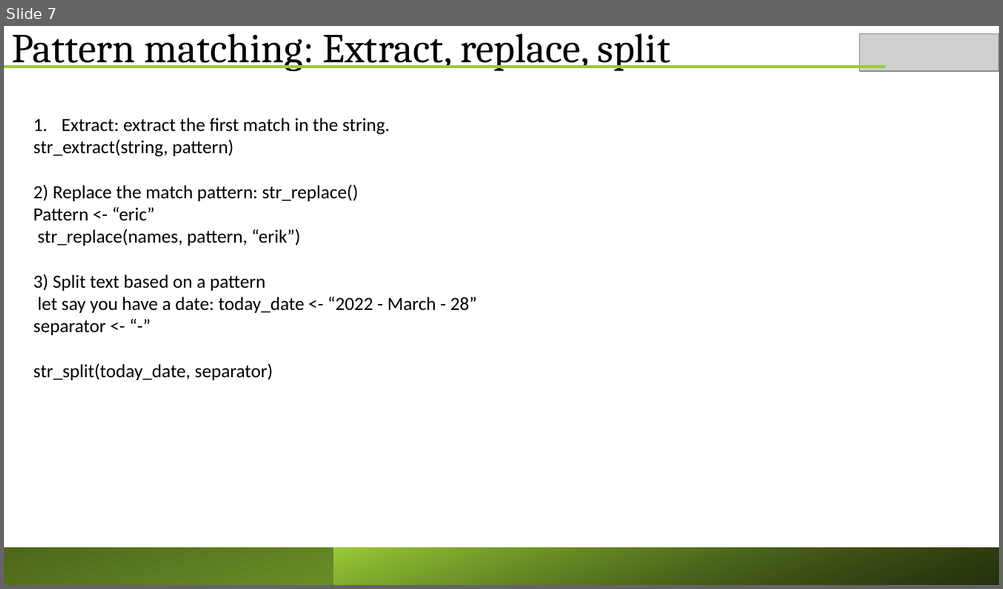
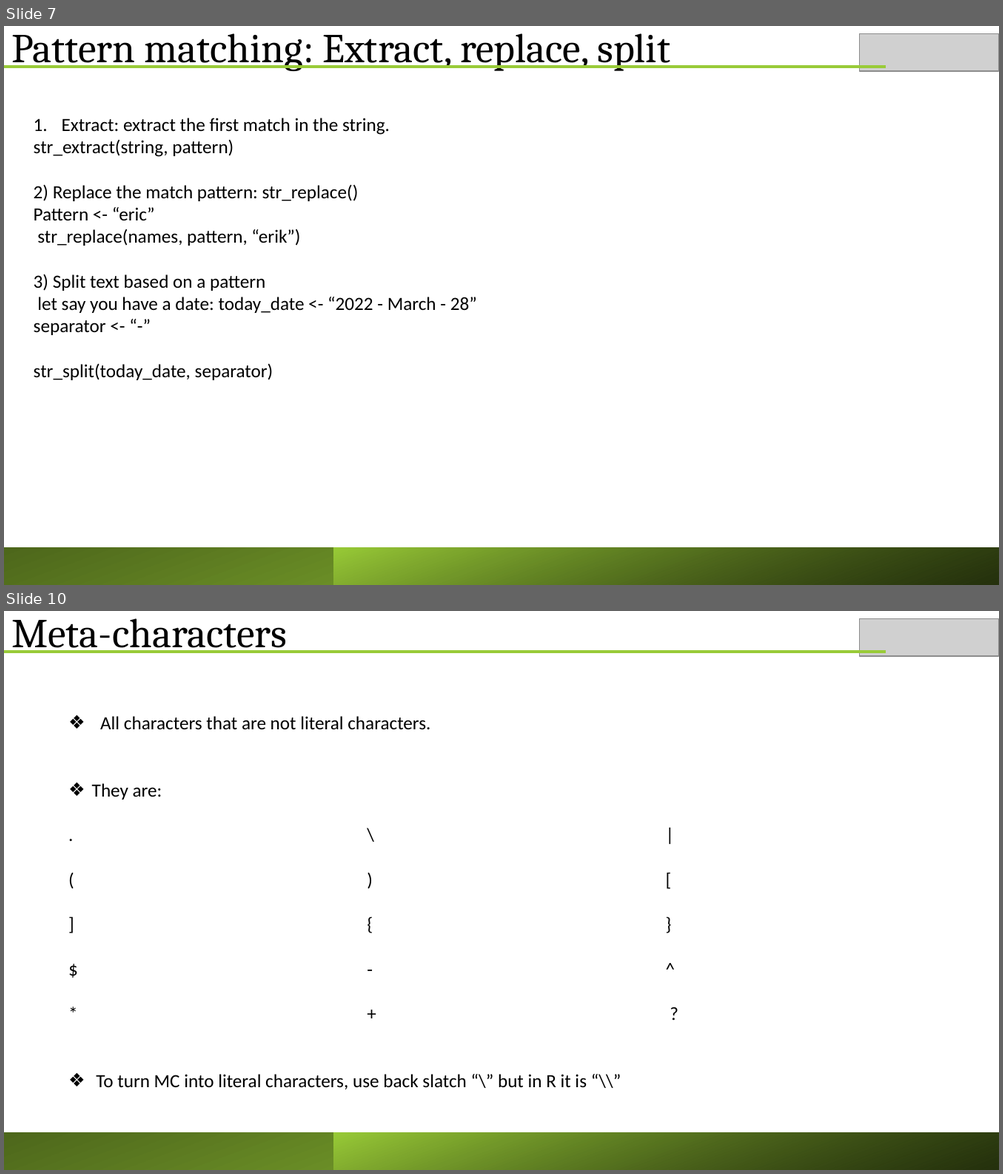
Before and after one commit to ericasare1/Data_Smart_Science, a slide deck: R/AdvancedR/wk6/Working_with_texts.pptx. Shown one above the other, each under a label of ours: slide 7 before the commit, slides 7 and 10 after it; the slides between them are not shown. The pictures are 1003x589 and 1003x1174 pixels, drawn with LibreOffice and Linux fonts; fonts in the diff are those of the drawing; grey boxes stand for pictures. Boxes give left, top, right and bottom in pixels: in the first picture for what was removed or moved away, otherwise in the second. Text is boxed around its words. In the diff, an @@ line names an element or a change of style, - is before the commit and + after.

```diff
--- a/R/AdvancedR/wk6/Working_with_texts.pptx
+++ b/R/AdvancedR/wk6/Working_with_texts.pptx
@@ slide 10 added at <box>4,611,999,1170</box>, background #FFFFFF @@
@@ text added at <box>11,618,287,653</box>, 39.6 pt, text #000000 @@
+Meta-characters
@@ picture added at <box>859,619,999,657</box> @@
@@ line added from (4, 651) to (885, 651), #99CB38 3 pt @@
@@ text added at <box>92,716,586,1090</box>, 18 pt, text #000000 @@
+❖ All characters that are not literal characters.
+❖ They are:
+. \ |
+( ) [
+] { }
+$ - ^
+* + ?
+❖ To turn MC into literal characters, use back slatch “\” but in R it is “\\”
@@ rectangle added at <box>4,1133,999,1170</box>, fill gradient #99CB38 to #4D671B @@
@@ rectangle added at <box>334,1133,999,1170</box>, fill gradient #000000 to #99CB38 @@
```
Also in this commit, not shown: 10 other slides added, 1 other file.
